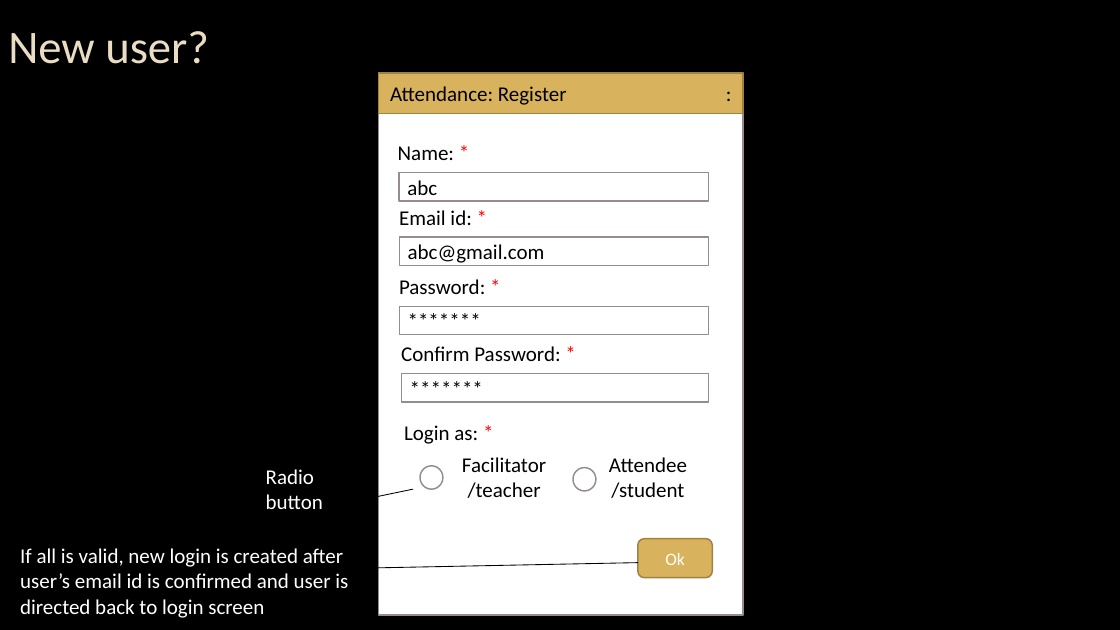
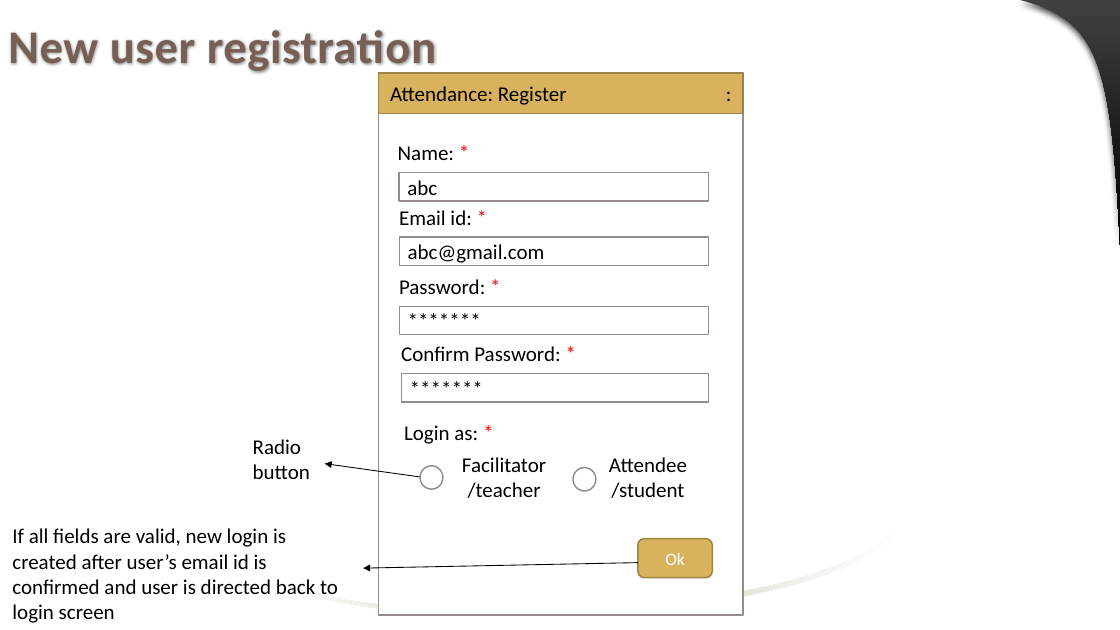
Before and after one commit to jaenudin86/Attendance, a slide deck: slide 4 of Attendance Wireframes.pptx (slide 8 before the commit). Drawn at 1120x630 pixels with LibreOffice and Linux fonts; fonts in the diff are those of the drawing; background and template pictures are left out. Boxes give left, top, right and bottom in pixels: in the first picture for what was removed or moved away, otherwise in the second. Text is boxed around its words. In the diff, an @@ line names an element or a change of style, - is before the commit and + after.

Commit message:
Added user stories

```diff
--- a/Attendance Wireframes.pptx
+++ b/Attendance Wireframes.pptx
@@ background picture (left out) to #FFFFFF @@
@@ freeform shape added at [1020, 0, 1120, 245], fill gradient #414141 to #000000 @@
@@ title at [8, 30, 436, 75]: text changed; text colour #EBDDC3 to #775F55; bold on @@
-New user?
+New user registration
@@ text "Radio button": place and size @@
-text "Radio button" at [266, 469, 323, 509]
+text "Radio button" at [253, 439, 310, 479]
@@ text "Radio button" at [253, 439, 310, 479]: text colour #FFFFFF to #000000 @@
@@ arrow moved from (413, 489) - (326, 507) to (429, 478) - (325, 464) @@
@@ text at [12, 528, 338, 623]: text changed; text colour #FFFFFF to #000000 @@
-If all is valid, new login is created after user’s email id is confirmed and user is directed back to login screen
+If all fields are valid, new login is created after user’s email id is confirmed and user is directed back to login screen
@@ freeform shape added at [262, 532, 892, 616], fill gradient #FFFFFF to #9CB084 @@
```
Also in this commit, not shown: 35 other slides changed, 7 slides added, 3 slides removed, 1 other file.
